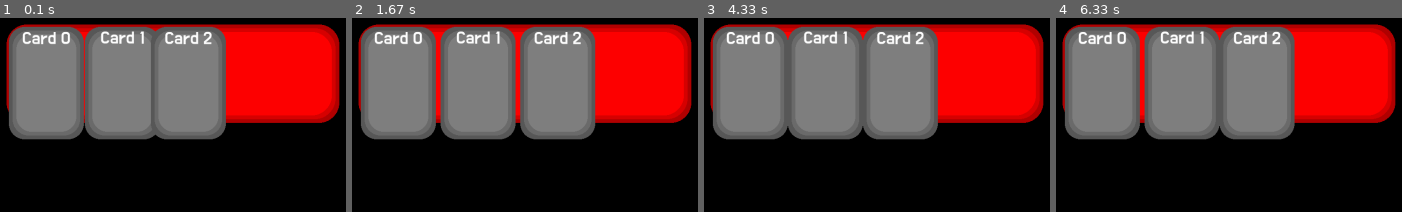
Above: before the commit, frames 1-4 (left to right).
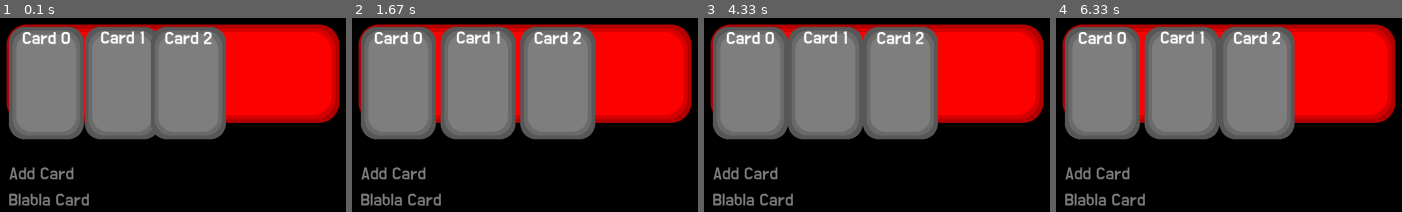
Above: after the commit, the same moments.

Repository: Dano-Sato/REMO-Engine-with-100-Examples-Pygame-
Game: pygame game, started from 11-card.py
The game is run twice, just before and just after one commit, with the same random seed, the same clock (stepped at 60 frames per second) and the same inputs.
Inputs (mouse positions are in pixels of both pictures, inside the frame that each line leads up to):
- Up to frame 1 (0.1 s): no input
- Up to frame 2 (1.67 s): no input
- Up to frame 3 (4.33 s): click (880, 45) at 1.88 s; click (outside the picture) at 2.22 s; click (outside the picture) at 2.55 s; click (outside the picture) at 2.88 s; click (outside the picture) at 3.22 s; click (outside the picture) at 3.55 s; click (outside the picture) at 3.88 s; click (842, 62) at 4.22 s
- Up to frame 4 (6.33 s): click (outside the picture) at 4.55 s; click (1270, 144) at 4.88 s; click (outside the picture) at 5.22 s; click (outside the picture) at 5.55 s; click (outside the picture) at 5.88 s; click (1249, 99) at 6.22 s

The runs differ from the first frame. In frame 1, 1.4% of the frame differs, in the area x 2-26%, y 76-97%; in frame 2, 1.4%; in frame 3, 1.4%; in frame 4, 1.4%.

Commit message:
monoTextButton & clickable 클래스

Diff:
--- a/11-card.py
+++ b/11-card.py
@@ -1,6 +1,8 @@
 from REMOLib import *
 
-
+'''
+cardLayout, monoTextButton 테스트
+'''
 
 
 
@@ -27,6 +29,14 @@
             card = self.makeTestCard(i)
             card.setParent(self.cards)
             self.testCounter+=1
+
+
+        self.button = monoTextButton("Add Card",pos=(100,400),size=30,color=Cs.grey)
+        self.button.connect(lambda:print("Button Clicked!"))
+        self.button2 = monoTextButton("Blabla Card",pos=(100,400),size=30,color=Cs.grey)
+
+        self.buttons = layoutObj(pos=RPoint(100,400),spacing=30,isVertical=True,childs=[self.button,self.button2])
+
         return
     def init(self):
         return
@@ -36,9 +46,11 @@
             card = self.makeTestCard(self.testCounter)
             card.setParent(self.cards)
             self.testCounter+=1
+        self.buttons.update()
         return
     def draw(self):
         self.cards.draw()
+        self.buttons.draw()
         return
 
 
--- a/REMOLib/core.py
+++ b/REMOLib/core.py
@@ -1977,8 +1977,32 @@
         #text childs를 생성한다.
 
 
+class clickable:
+   #버튼을 누르면 실행될 함수를 등록한다.
+    def connect(self,func):
+        '''
+        버튼을 눌렀을 때 실행될 함수를 등록한다.
+        '''
+        self.func = func
+
+    def update(self):
+        '''
+        depth 0의 오브젝트를 밝은 효과 오브젝트라고 가정하고, 버튼 클릭 관련 이벤트를 처리한다.
+        '''
+        if self.enabled:
+            if self.collideMouse():
+                if Rs.userIsLeftClicking():
+                    self.hideChilds(0) #마우스를 누르고 있을 때 밝은 효과를 숨긴다.
+                else:
+                    self.showChilds(0) #마우스가 버튼 위에 있을 때 밝은 효과를 보여준다.
+
+                if Rs.userJustLeftClicked():
+                    self.func()
+            else:
+                self.hideChilds(0) # 마우스가 버튼 위에 없을 때 밝은 효과를 숨긴다.
+
 ##이미지를 버튼으로 활용하는 오브젝트
-class imageButton(imageObj):
+class imageButton(imageObj,clickable):
     def __init__(self,_imgPath=None,_rect=None,*,pos=None,angle=0,scale=1,func=lambda:None,enabled=True,enableShadow=True):
         '''
         이미지를 버튼으로 활용하는 오브젝트
@@ -2000,29 +2024,34 @@
         else:
             self.shadow = None
 
-   #버튼을 누르면 실행될 함수를 등록한다.
-    def connect(self,func):
-        '''
-        버튼을 눌렀을 때 실행될 함수를 등록한다.
-        '''
-        self.func = func
-
-    def update(self):
-
-        if self.enabled:
-            if self.collideMouse():
-                if Rs.userIsLeftClicking():
-                    self.hideChilds(0) #마우스를 누르고 있을 때 밝은 효과를 숨긴다.
-                else:
-                    self.showChilds(0) #마우스가 버튼 위에 있을 때 밝은 효과를 보여준다.
-
-                if Rs.userJustLeftClicked():
-                    self.func() #마우스를 눌렀을 때 등록된 함수를 실행한다.
-            else:
-                self.hideChilds(0) # 마우스가 버튼 위에 없을 때 밝은 효과를 숨긴다.
-
-
-class textButton(rectObj,localizable):
+
+
+class monoTextButton(textObj,localizable,clickable):
+    '''
+    테두리가 없는 텍스트 버튼 오브젝트
+    '''
+    def __init__(self,text:str="",pos:RPoint=RPoint(0,0),*,font=None,size=None,color=Cs.white,enabled=True,func=lambda:None,alpha=255):
+        '''
+        text: 버튼에 표시될 텍스트 \n
+        pos: 버튼의 위치 \n
+        font: 텍스트의 폰트 \n
+        size: 텍스트의 크기 \n
+        color: 텍스트의 색깔 \n
+        enabled: 버튼 활성화 여부 \n
+        func: 버튼 클릭시 실행할 함수 \n
+        alpha: 버튼의 투명도 \n
+        '''
+        super().__init__(text,pos,font=font,size=size,color=color)
+        self.hoverObj = textObj(text,pos=RPoint(0,0),font=font,size=size,color=Cs.white)
+        self.hoverObj.setParent(self)
+        self.enabled = enabled
+        if not self.enabled:
+            self.hideChilds(0)
+
+        self.func = func #clicked function
+
+
+class textButton(rectObj,localizable,clickable):
     def __init__(self,text:str="",rect:pygame.Rect=pygame.Rect(0,0,100,50),*,edge=1,radius=None,color=Cs.tiffanyBlue,
                  font:typing.Optional[str]=None,size:typing.Optional[int]=None,textColor = Cs.white,
                  enabled=True,func=lambda:None,alpha=245):
@@ -2045,7 +2074,6 @@
         if size==None:
             size = Rs.getDefaultFont("button")["size"]
 
-
         ##텍스트 오브젝트 생성
         self.textObj = textObj(text,RPoint(0,0),font=font,size=size,color=textColor)
 
@@ -2118,25 +2146,7 @@
         self.hoverRect = rectObj(self.rect,color=Cs.white)
         self.hoverRect.alpha = 80
 
-   #버튼을 누르면 실행될 함수를 등록한다.
-    def connect(self,func):
-        '''
-        버튼을 눌렀을 때 실행될 함수를 등록한다.
-        '''
-        self.func = func
-
-    def update(self):
-        if self.enabled:
-            if self.collideMouse():
-                if Rs.userIsLeftClicking():
-                    self.hideChilds(0) #마우스를 누르고 있을 때 밝은 효과를 숨긴다.
-                else:
-                    self.showChilds(0) #마우스가 버튼 위에 있을 때 밝은 효과를 보여준다.
-
-                if Rs.userJustLeftClicked():
-                    self.func()
-            else:
-                self.hideChilds(0) # 마우스가 버튼 위에 없을 때 밝은 효과를 숨긴다.
+
 
 
 
